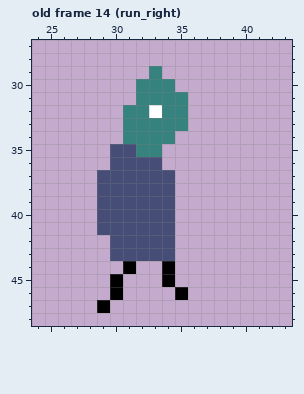
A pixel-art file gets an edit: scenes/player/player.aseprite. The picture above is the old version.
64x64 pixels, 23 frames. Shown: old frame 14 (run_right): x 24..43, y 27..48. The commit also changed other frames, which this record leaves out.
And afterwards:
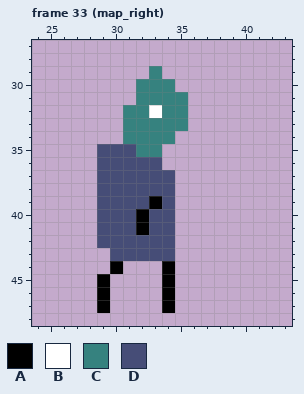
Palette (. is transparent): A #000000  B #ffffff  C #36827f  D #464d77
A new or re-ordered frame is compared with the old frame closest to it.
Edits made:
frames 23 -> 36
Frame 33 (map_right) is new; against old frame 14 (run_right), layers "Arms", "Body", "Legs":
Colour A now appears in row 44 at x 30; in row 45 at x 29; in row 46 at x 29 and 34; in row 47 at x 34.
The author changed colour D to colour A in row 39 at x 33; in rows 40 to 41 at x 32.
Colour D now appears in rows 35 to 36 at x 29; in row 42 at x 29.
Colour A is removed in row 44 at x 31; in row 45 at x 30; in row 46 at x 30 and 35.
Where, in picture pixels (left, top, right, bottom), the same in both pictures:
changed: (97, 144, 188, 313)
